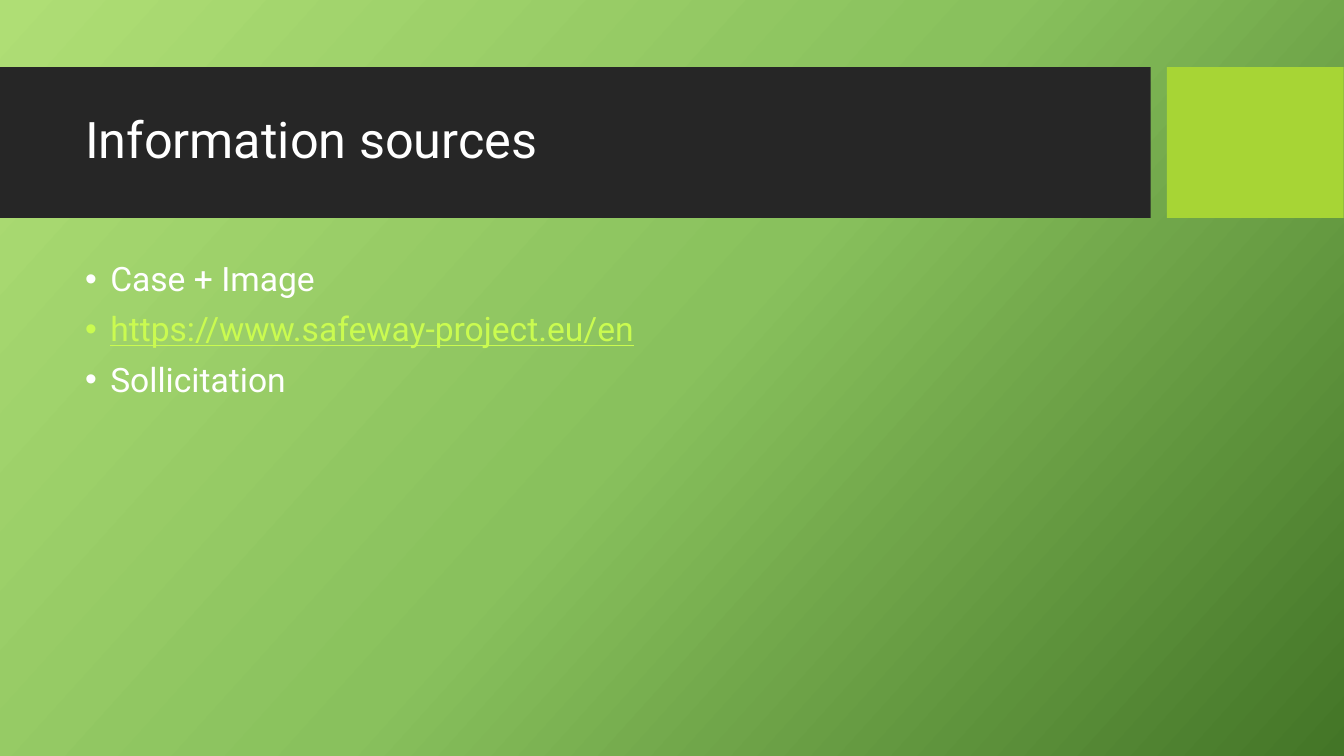
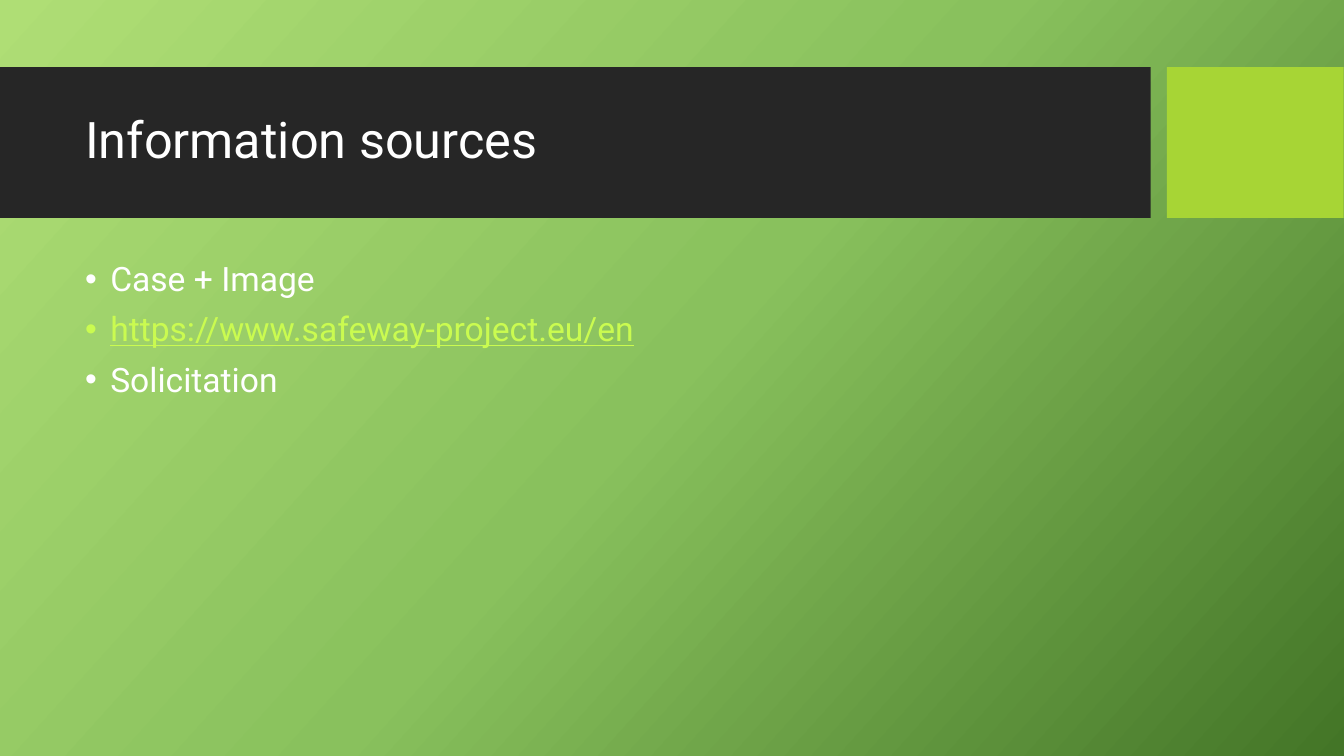
Before and after one commit to RonaldHordijk/DemoSquared, a slide deck: slide 2 of Safeway/Safeway.pptx. Drawn at 1344x756 pixels with LibreOffice and Linux fonts; fonts in the diff are those of the drawing; background and template pictures are left out. Boxes give left, top, right and bottom in pixels: in the first picture for what was removed or moved away, otherwise in the second. Text is boxed around its words. In the diff, an @@ line names an element or a change of style, - is before the commit and + after.

```diff
--- a/Safeway/Safeway.pptx
+++ b/Safeway/Safeway.pptx
@@ text at bbox=[110, 367, 277, 393]: text changed @@
-• Sollicitation
+• Solicitation
```
Also in this commit, not shown: 1 other slide changed, 1 other file.
